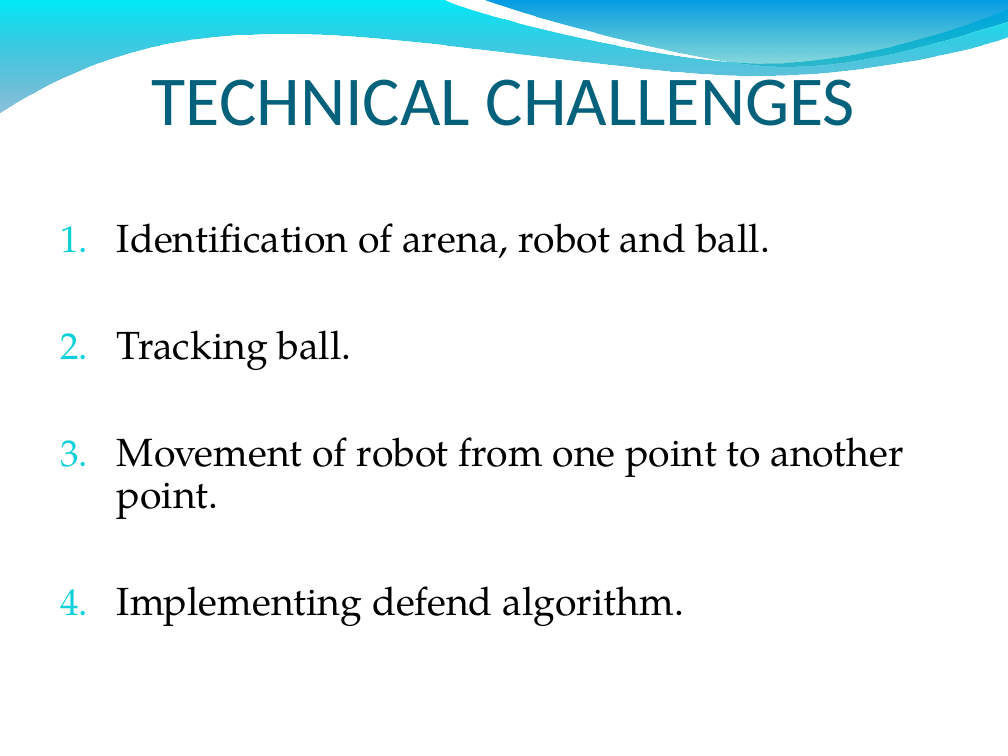
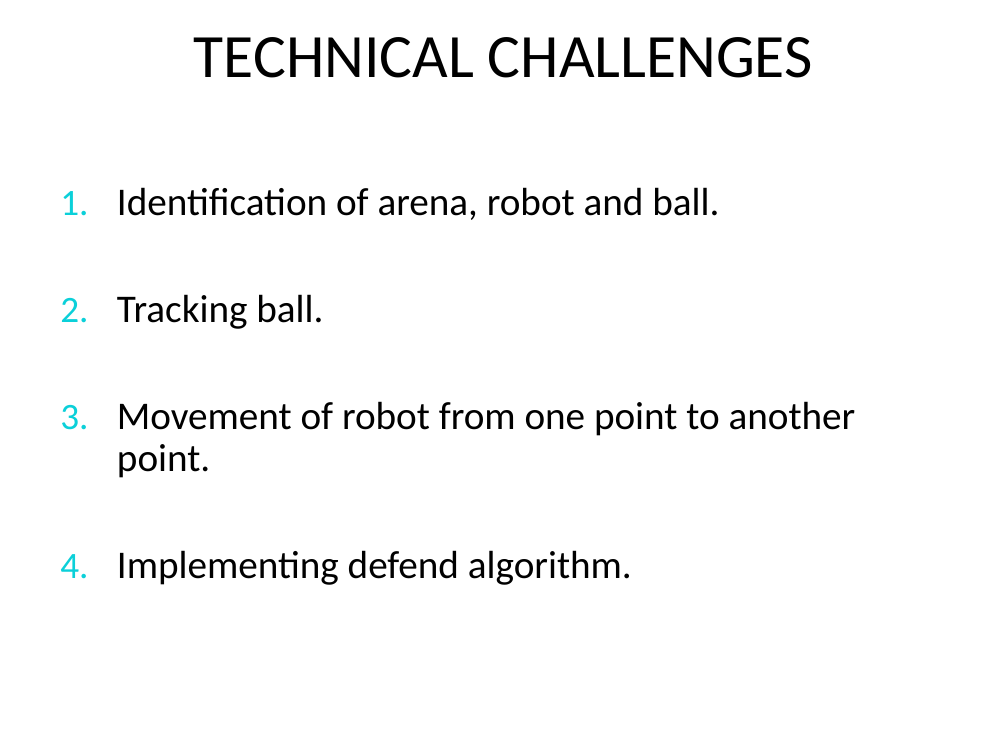
Before and after one commit to LuckySingh1/Autonomous-Soccer-Playing-Robot, a slide deck: slide 8 of Final_project_presentation.ppt. Drawn at 1008x756 pixels with LibreOffice and Linux fonts; fonts in the diff are those of the drawing; background and template pictures are left out. Boxes give left, top, right and bottom in pixels: in the first picture for what was removed or moved away, otherwise in the second. Text is boxed around its words. In the diff, an @@ line names an element or a change of style, - is before the commit and + after.

```diff
--- a/Final_project_presentation.ppt
+++ b/Final_project_presentation.ppt
@@ freeform shape removed at [0, 0, 1008, 114] @@
@@ title "TECHNICAL CHALLENGES" at [194, 37, 813, 78]: size 50 to 44 pt, text colour #04617B to #000000; vertical alignment bottom to middle @@
@@ freeform shape removed at [483, 0, 1008, 70] @@
@@ text "Identification of arena, robot and ...": place and size @@
-text "Identification of arena, robot and ..." at [117, 223, 903, 626]
+text "Identification of arena, robot and ..." at [117, 187, 856, 585]
@@ text "Identification of arena, robot and ..." at [117, 187, 856, 585]: font TeX Gyre Pagella to Calibri @@
```
Also in this commit, not shown: 15 other slides changed, 1 slide added, 1 slide removed.
